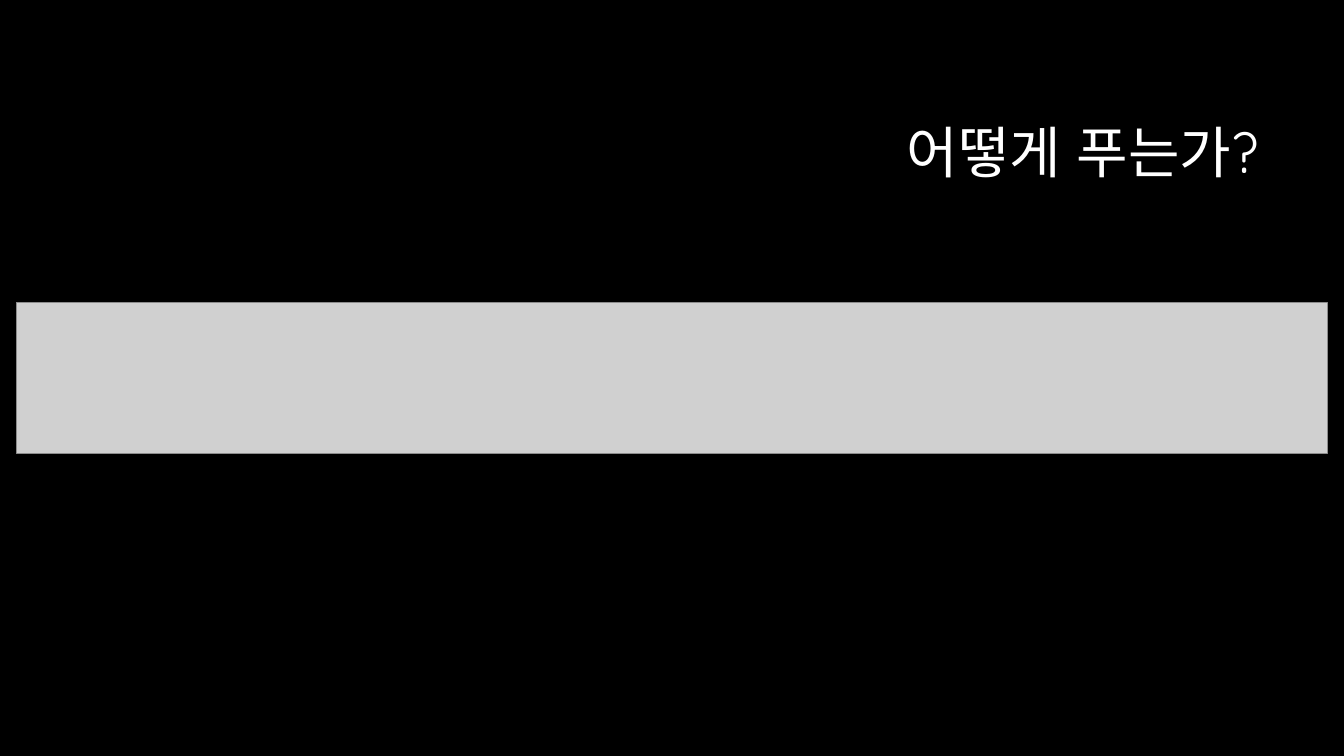
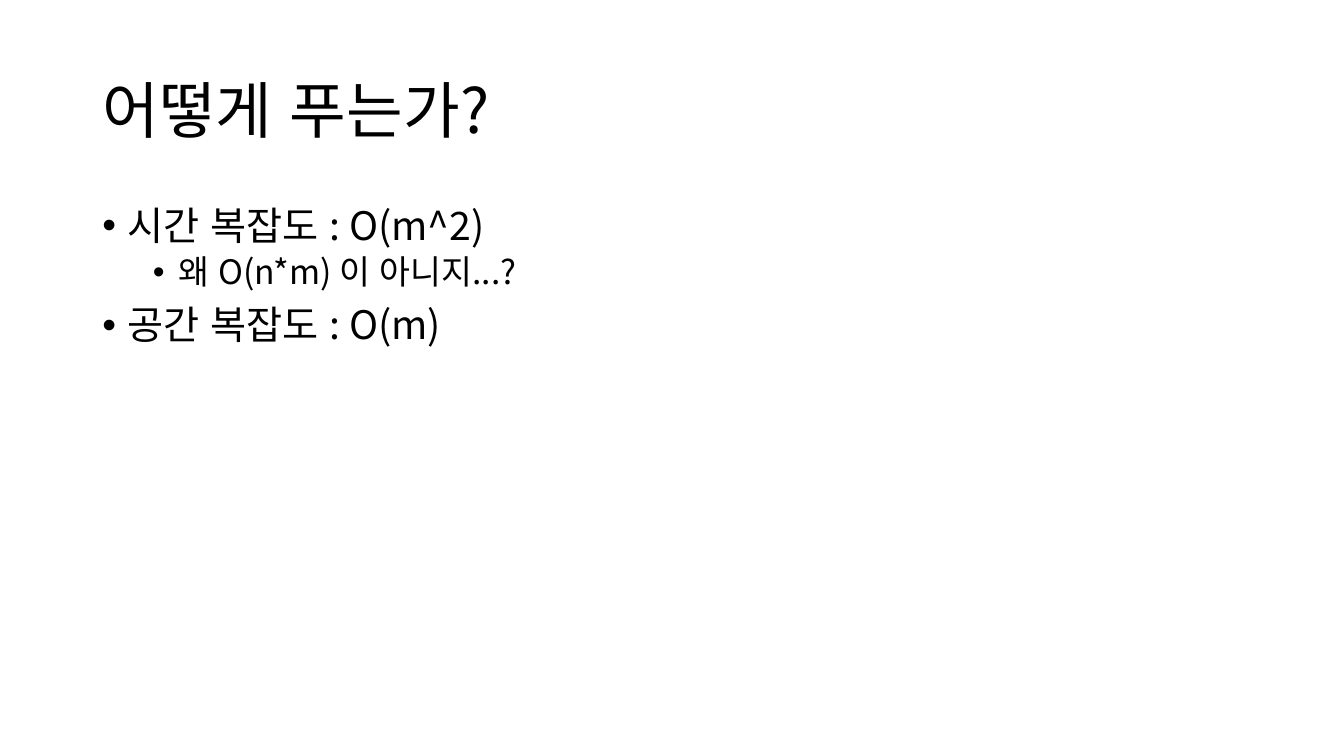
Before and after one commit to eunjiWon/algorithm_study, a slide deck: slide 7 of Subsum.pptx (slide 3 before the commit). Drawn at 1344x756 pixels with LibreOffice and Linux fonts; fonts in the diff are those of the drawing; grey boxes stand for pictures; background and template pictures are left out. Boxes give left, top, right and bottom in pixels: in the first picture for what was removed or moved away, otherwise in the second. Text is boxed around its words. In the diff, an @@ line names an element or a change of style, - is before the commit and + after.

```diff
--- a/Subsum.pptx
+++ b/Subsum.pptx
@@ background #000000 to #FFFFFF @@
@@ title "어떻게 푸는가?": place and size @@
-title "어떻게 푸는가?" at <box>907,126,1259,178</box>
+title "어떻게 푸는가?" at <box>102,82,490,138</box>
@@ title "어떻게 푸는가?" at <box>102,82,490,138</box>: size 40 to 44 pt, font Quicksand to Noto Sans CJK KR, text colour #FFFFFF to #000000; alignment right to left @@
@@ text added at <box>128,207,517,347</box>, 28 pt, text #000000 @@
+• 시간 복잡도 : O(m^2)
+  • 왜 O(n*m) 이 아니지...?
+• 공간 복잡도 : O(m)
@@ picture removed at <box>17,302,1328,454</box> @@
```
Also in this commit, not shown: 1 other slide changed, 5 slides added, 3 slides removed, 10 other files.
